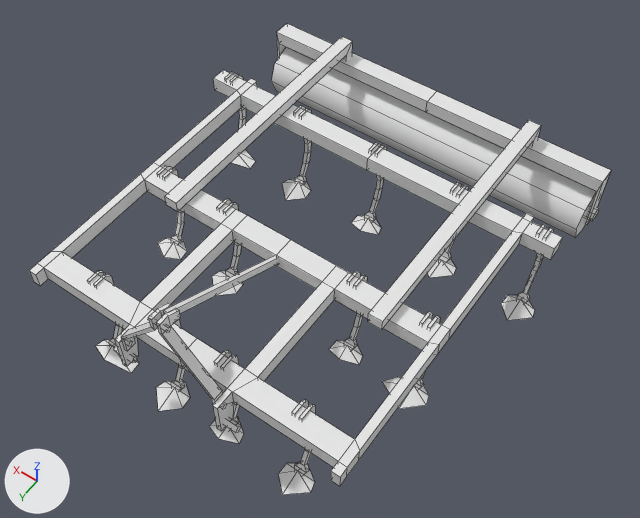
A saved change to the FBX model TheCoCe/TBS/Assets/Import/FarmEquipment/Cultivator.fbx.
Both versions are drawn from a 50 mm camera at (-1.94, 1.44, 4.02) aimed at (-0.09, -1.15, -0.06). The axes (+X, +Y, +Z) are drawn at lower left. The lights are the same throughout. Mesh edges are drawn as thin lines. Where no turn or scale is listed for an object, it has been applied to the vertices. Vertices at the same position are counted once.

Names of what the first picture shows: 'Cultivator'.
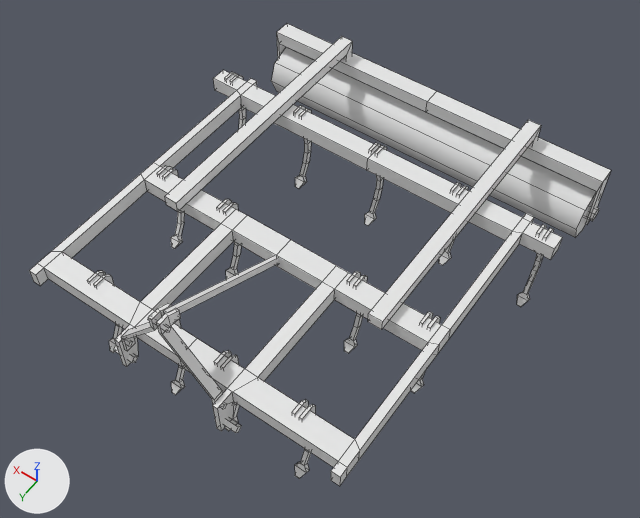
What changed in the scene script:
```text
Change me_cultivator_002:
    used by ob_cultivator; location = (0.0, 0.0, 0.0)
    remove me_cultivator_002.from_pydata(...)  # 1387 vertices, 1183 faces; spans x -1.23..1.23, y -2.71..0.05, z -0.45..0.64
    add me_cultivator_002.from_pydata(...)  # 1296 vertices, 1105 faces; spans x -1.23..1.23, y -2.71..0.05, z -0.44..0.64
    me_cultivator_002 part 1: 13 loose pieces with 91 vertices, spanning x -1.23..1.23, y -1.9..0.02, z -0.45..-0.39, are deleted
```

Pixel boxes (x1, y1, x2, y2) of what changed, in the pictures (640 x 518 px):
'Cultivator', reshaped
    before: (29, 24, 611, 495)
    after: (29, 24, 611, 486)
part 1 of me_cultivator_002, deleted
    before: (96, 150, 535, 495)
